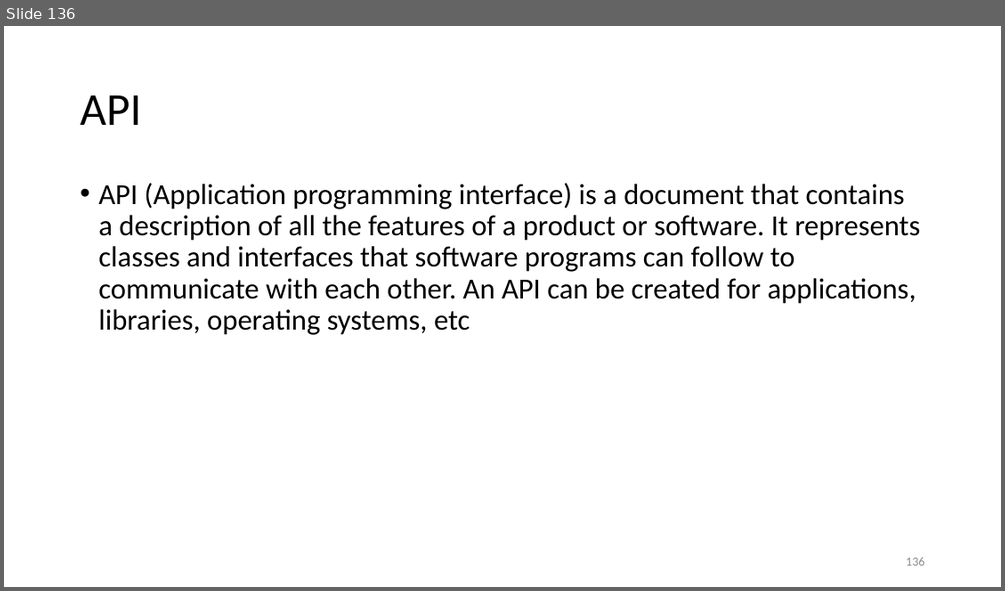
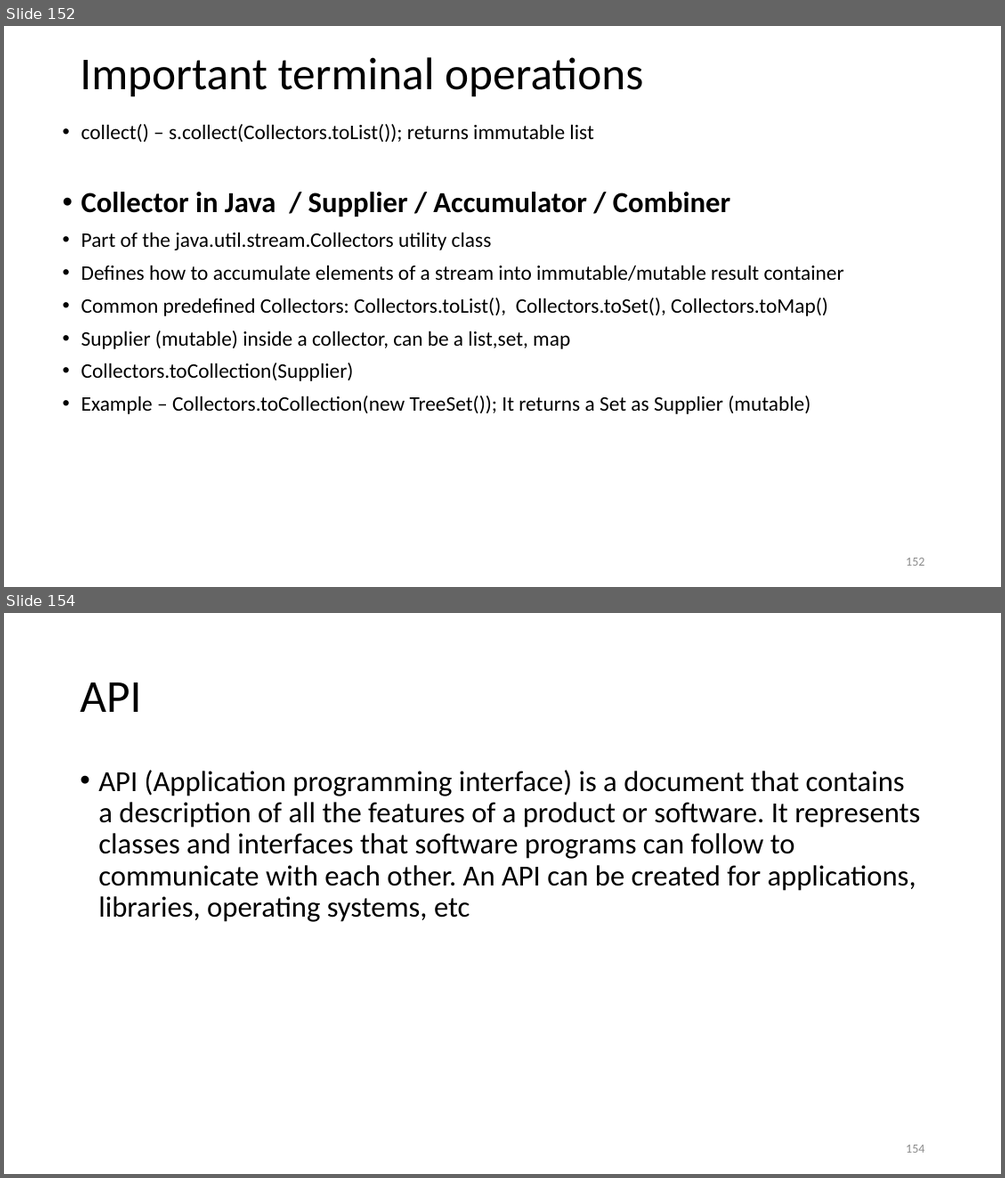
Before and after one commit to suniljeevan/JAVA-FULLSTACK-DEVELOPMENT-2026, a slide deck: COURSE MATERIALS/Module-1 CSE3427.pptx. Shown one above the other, each under a label of ours: slide 136 before the commit, slides 152 and 154 after it; the slides between them are not shown. The pictures are 1005x591 and 1005x1178 pixels, drawn with LibreOffice and Linux fonts; fonts in the diff are those of the drawing; background and template pictures are left out. Boxes give left, top, right and bottom in pixels: in the first picture for what was removed or moved away, otherwise in the second. Text is boxed around its words. In the diff, an @@ line names an element or a change of style, - is before the commit and + after.

```diff
--- a/COURSE MATERIALS/Module-1 CSE3427.pptx
+++ b/COURSE MATERIALS/Module-1 CSE3427.pptx
@@ slide 152 added at <box>4,26,1001,587</box>, background #FFFFFF @@
@@ title added at <box>80,57,643,97</box>, 44 pt, text #000000 @@
+Important terminal operations
@@ text added at <box>81,124,844,414</box>, 20 pt, text #000000 @@
+• collect() – s.collect(Collectors.toList()); returns immutable list
+• Collector in Java / Supplier / Accumulator / Combiner
+• Part of the java.util.stream.Collectors utility class
+• Defines how to accumulate elements of a stream into immutable/mutable result container
+• Common predefined Collectors: Collectors.toList(), Collectors.toSet(), Collectors.toMap()
+• Supplier (mutable) inside a collector, can be a list,set, map
+• Collectors.toCollection(Supplier)
+• Example – Collectors.toCollection(new TreeSet()); It returns a Set as Supplier (mutable)
@@ page number added at <box>906,557,924,565</box>, 12 pt, text #8C8C8C @@
+152
@@ what was slide 136 is now slide 154 @@
@@ page number at <box>906,1144,924,1152</box>: text changed @@
-136
+154
```
Also in this commit, not shown: 1 slide changed, 17 other slides added.
